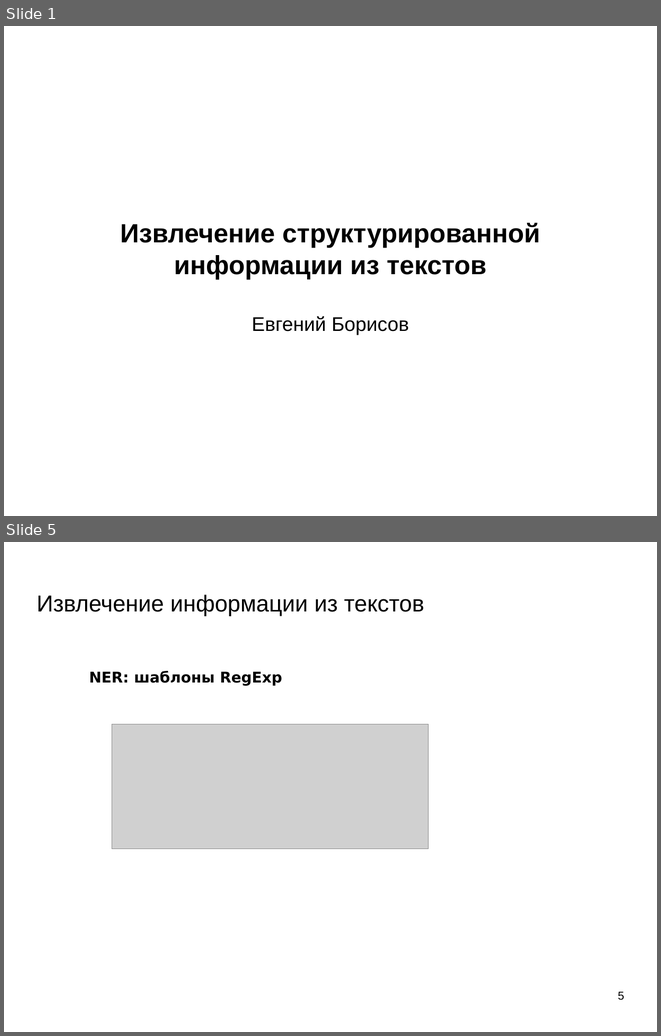
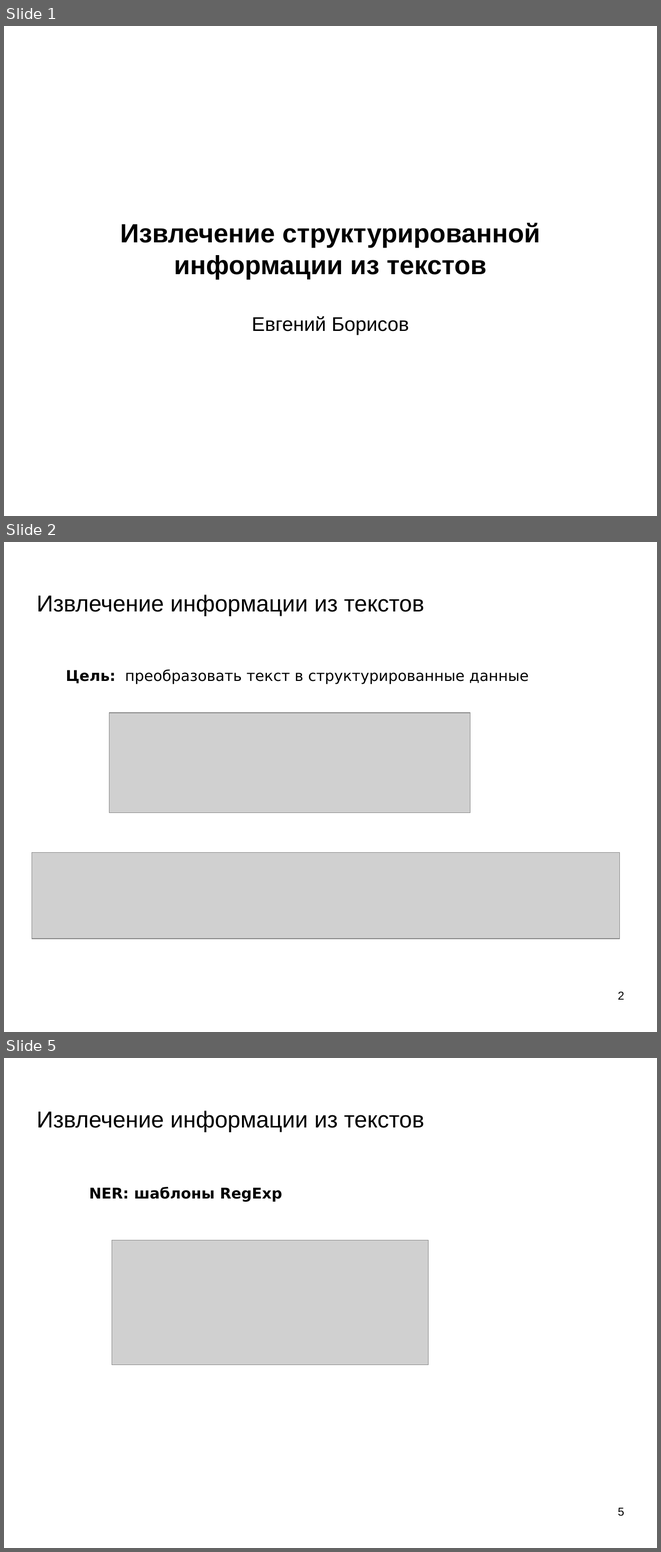
Before and after one commit to mechanoid5/ml_nlp_2022, a slide deck: 10-ner.odp. Shown one above the other, each under a label of ours: slides 1 and 5 before the commit, slides 1, 2 and 5 after it; the slides between them are not shown. The pictures are 661x1036 and 661x1552 pixels, drawn with LibreOffice and Linux fonts; fonts in the diff are those of the drawing; grey boxes stand for pictures; background and template pictures are left out. Boxes give left, top, right and bottom in pixels: in the first picture for what was removed or moved away, otherwise in the second. Text is boxed around its words. In the diff, an @@ line names an element or a change of style, - is before the commit and + after.

```diff
--- a/10-ner.odp
+++ b/10-ner.odp
@@ slide 2 added at bbox=[4, 542, 657, 1032], background picture (left out) @@
@@ title added at bbox=[37, 594, 424, 616], 28 pt, text #000000 @@
+Извлечение информации из текстов
@@ text added at bbox=[66, 669, 529, 684], 18 pt, text #000000 @@
+Цель: преобразовать текст в структурированные данные
@@ picture added at bbox=[109, 713, 471, 813] @@
@@ picture added at bbox=[32, 853, 620, 938] @@
@@ page number added at bbox=[618, 991, 624, 999], 14 pt, text #000000 @@
+2
```
Also in this commit, not shown: 3 slides changed, 1 slide removed, 3 other files.
